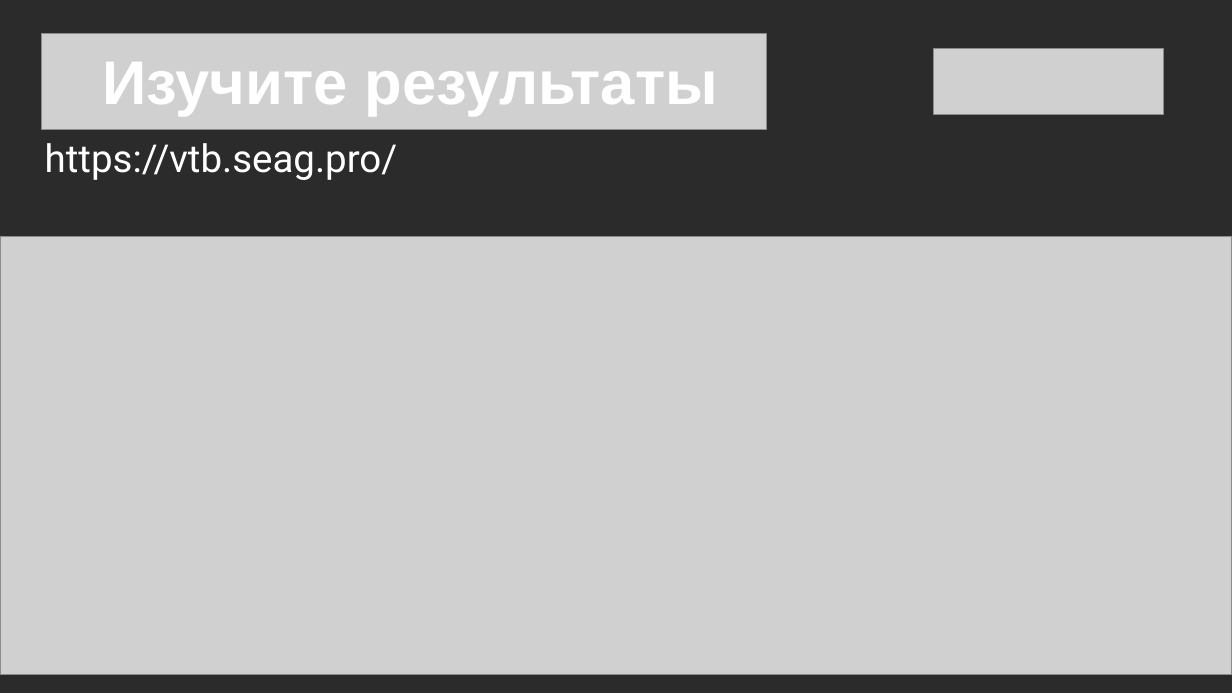
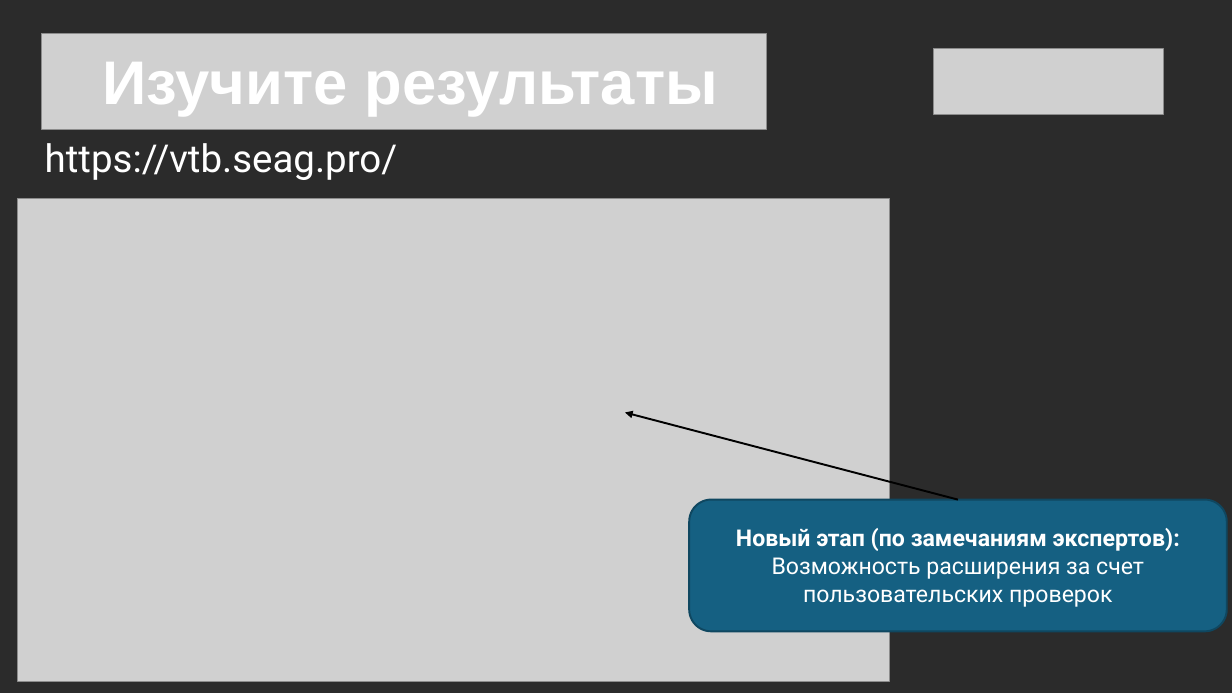
Before and after one commit to ChaikaAM/vtb-hackathon, a slide deck: slide 10 of documentation/presentation/SeagullNest-Team293.pptx (slide 8 before the commit). Drawn at 1232x693 pixels with LibreOffice and Linux fonts; fonts in the diff are those of the drawing; grey boxes stand for pictures; background and template pictures are left out; a plain dark background stands for a picture behind light text. Boxes give left, top, right and bottom in pixels: in the first picture for what was removed or moved away, otherwise in the second. Text is boxed around its words. In the diff, an @@ line names an element or a change of style, - is before the commit and + after.

```diff
--- a/documentation/presentation/SeagullNest-Team293.pptx
+++ b/documentation/presentation/SeagullNest-Team293.pptx
@@ picture: place and size @@
-picture at (0,237,1232,675)
+picture at (18,198,890,681)
@@ arrow added from (958, 500) to (625, 412), #000000 1.5 pt @@
@@ rounded rectangle added at (689,500,1227,632), fill #156082, outline #104760 1.5 pt, 18 pt, text #FFFFFF @@
+Новый этап (по замечаниям экспертов):
+Возможность расширения за счет пользовательских проверок
```
Also in this commit, not shown: 4 other slides changed, 3 slides added, 1 slide removed, 40 other files.
